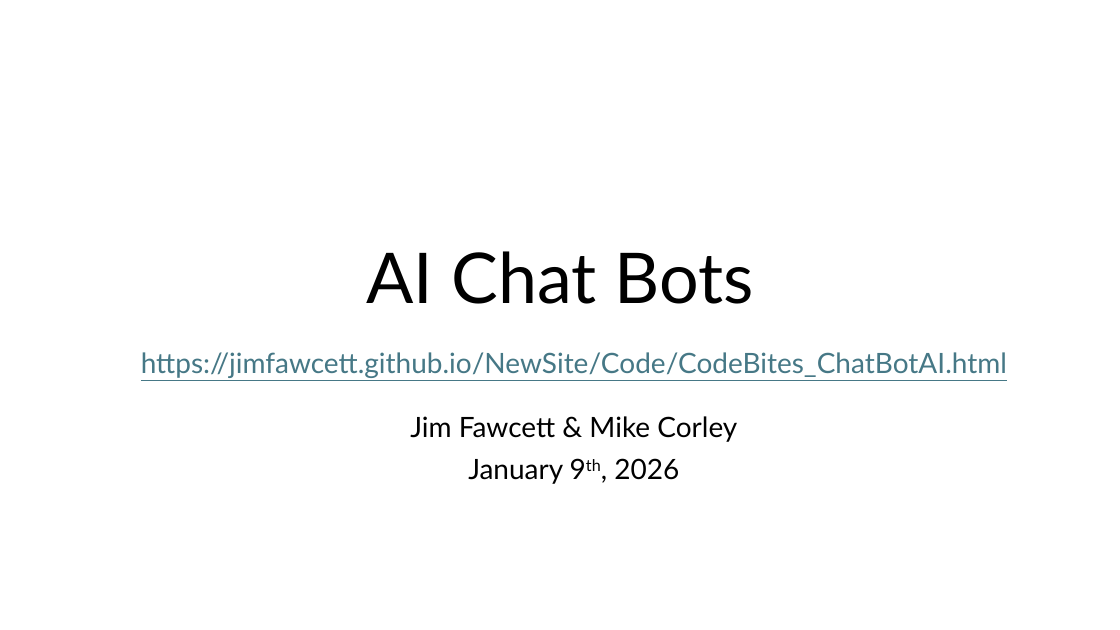
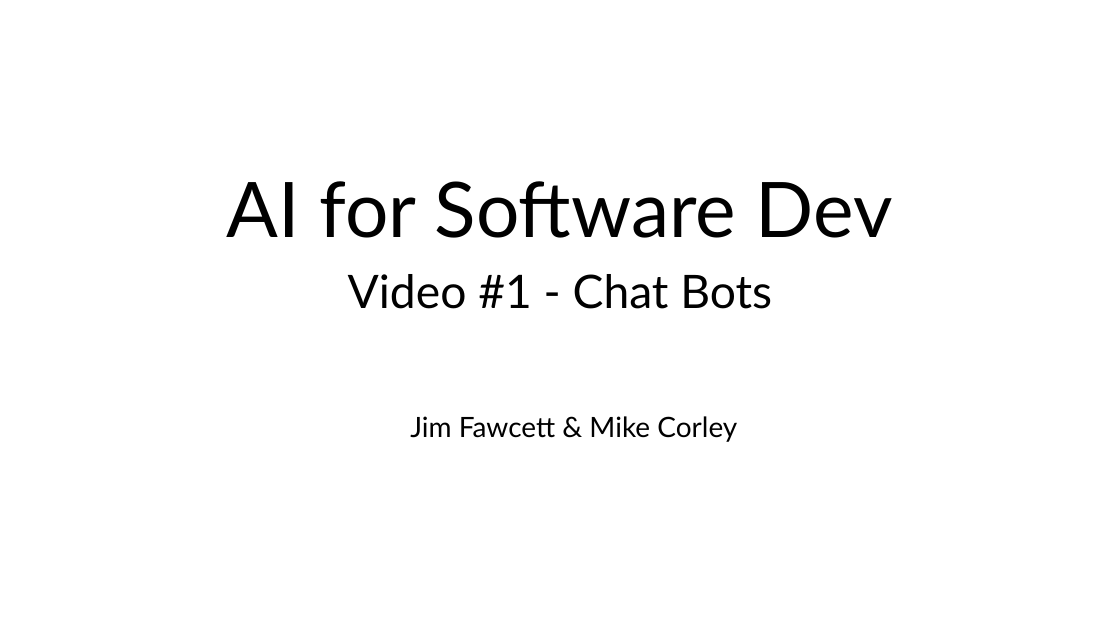
Before and after one commit to JimFawcett/NewSite, a slide deck: slide 1 of documents/AI Chat Bots.pptx. Drawn at 1120x630 pixels with LibreOffice and Linux fonts; fonts in the diff are those of the drawing. Boxes give left, top, right and bottom in pixels: in the first picture for what was removed or moved away, otherwise in the second. Text is boxed around its words. In the diff, an @@ line names an element or a change of style, - is before the commit and + after.

```diff
--- a/documents/AI Chat Bots.pptx
+++ b/documents/AI Chat Bots.pptx
@@ title at <box>227,181,893,309</box>: text changed; size 60 to 65.7 pt @@
-AI Chat Bots
+AI for Software Dev
+Video #1 - Chat Bots
@@ text removed at <box>141,352,1007,378</box> @@
-https://jimfawcett.github.io/NewSite/Code/CodeBites_ChatBotAI.html
@@ subtitle at <box>468,458,679,484</box>: paragraph removed @@
-January 9th, 2026
```
Also in this commit, not shown: 1 other file.
